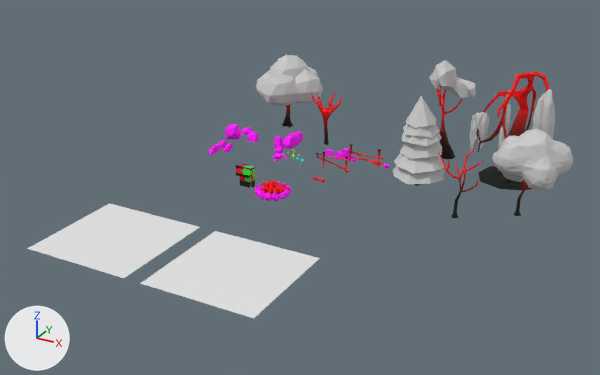
Renders of the FBX model Ludum_Dare_46/Assets/Arts/3D/Models/Assets_Nature.FBX from each side of a commit.
Rendered twice from a 50 mm lens placed at (40.0, -63.3, 28.5), pointed at (10.6, -9.9, 1.7). Arrows for +X, +Y and +Z are at lower left; the lights stay in place. Where no turn or scale is listed for an object, it has been applied to the vertices.

Objects in the first picture: 'Feu de camp', 'Sac', 'Sol_High', 'Sol_Low', 'Tree_01', 'Tree_02', 'Tree_03', 'Tree_04', 'Tree_05'.
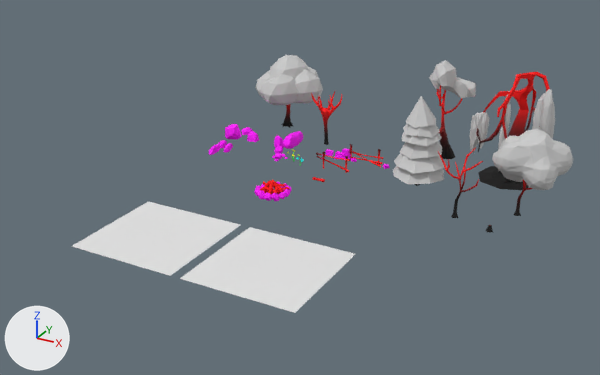
Edits to the scene script, one JSON object a line:
```json
{"op": "add", "block": "me_mesh_019_1", "code": ["me_mesh_019_1 = bpy.data.meshes.new('Mesh.019')", "me_mesh_019_1.from_pydata(...)  # 82 vertices, 80 faces; spans x -0.293..0.332, y -0.282..0.396, z -0.012..0.461", "me_mesh_019_1.materials.append(mat_mask_001)  # picture img_mask_png"]}
{"op": "set", "path": "ob_sol_low.location", "old": "(11.46, -21.22, 0.0)", "new": "(13.43, -19.41, 0.0)"}
{"op": "remove", "block": "ob_sac", "code": ["ob_sac = bpy.data.objects.new('Sac', me_mesh_019)", "ob_sac.location = (4.52, -8.22, 0.0)"]}
{"op": "set", "path": "ob_sol_high.location", "old": "(1.08, -21.22, 0.0)", "new": "(3.63, -19.41, 0.0)"}
{"op": "add", "block": "ob_tree_01_souche", "code": ["ob_tree_01_souche = bpy.data.objects.new('Tree_01_Souche', me_mesh_019_1)", "ob_tree_01_souche.location = (25.25, -6.71, 0.0)"]}
```

Boxes [x1, y1, x2, y2] around the edits, measured in the pictures (600 x 375 px):
```json
{"object": "Sol_Low", "change": "moved", "before": [140, 231, 320, 318], "after": [180, 227, 355, 313]}
{"object": "Sol_High", "change": "moved", "before": [27, 203, 199, 278], "after": [72, 202, 240, 276]}
{"object": "Sac", "change": "deleted", "before": [235, 164, 255, 188]}
{"object": "Tree_01_Souche", "change": "added", "after": [486, 225, 493, 233]}
```
